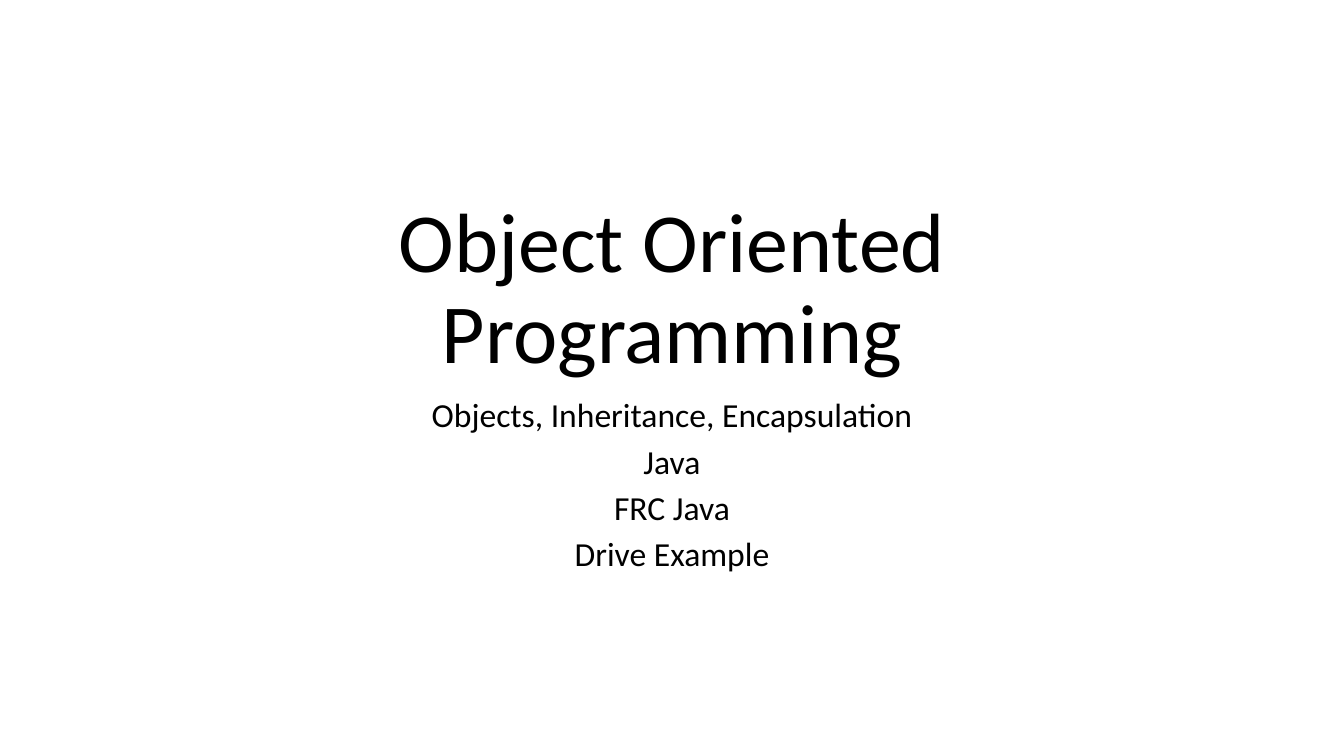
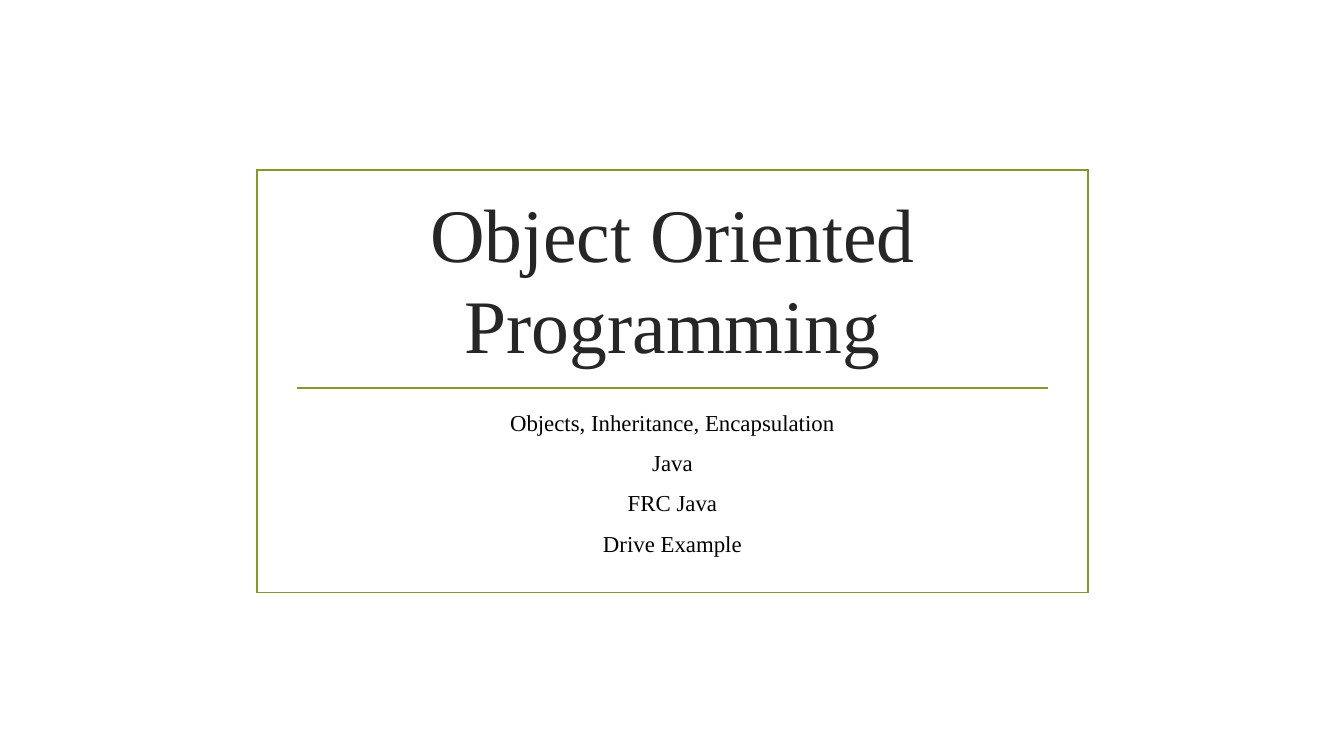
Before and after one commit to 4662FRCRobotics/Training, a slide deck: slide 1 of Object Oriented Programming FRC Context Drive.pptx. Drawn at 1344x756 pixels with LibreOffice and Linux fonts; fonts in the diff are those of the drawing; background and template pictures are left out. Boxes give left, top, right and bottom in pixels: in the first picture for what was removed or moved away, otherwise in the second. Text is boxed around its words. In the diff, an @@ line names an element or a change of style, - is before the commit and + after.

Commit message:
Re-add Drive PPT
Adding Drive PPT

```diff
--- a/Object Oriented Programming FRC Context Drive.pptx
+++ b/Object Oriented Programming FRC Context Drive.pptx
@@ rectangle added at <box>257,170,1089,593</box>, outline #83992A 1.25 pt @@
@@ title "Object Oriented Programming": place and size @@
-title "Object Oriented Programming" at <box>399,213,945,378</box>
+title "Object Oriented Programming" at <box>430,209,914,368</box>
@@ title "Object Oriented Programming" at <box>430,209,914,368</box>: size 60 to 54 pt, font Calibri to Times New Roman, text colour #000000 to #262626; line spacing 0.9 to 1 @@
@@ line added from (296, 388) to (1049, 388), #83992A 1.25 pt @@
@@ subtitle "Objects, Inheritance, Encapsulation": place and size @@
-subtitle "Objects, Inheritance, Encapsulation" at <box>432,403,912,572</box>
+subtitle "Objects, Inheritance, Encapsulation" at <box>510,415,834,557</box>
@@ subtitle "Objects, Inheritance, Encapsulation" at <box>510,415,834,557</box>: size 24 to 16.3 pt, font Calibri to Times New Roman; line spacing 0.8 to 1 @@
```
Also in this commit, not shown: 3 other slides changed.
